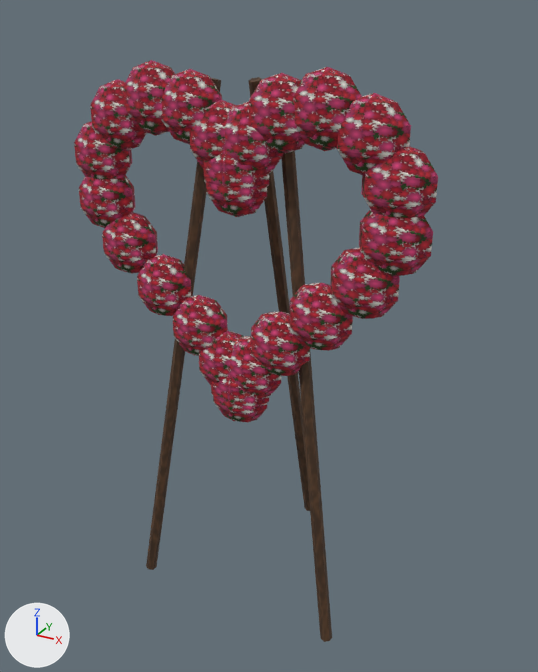
Two versions of the OBJ model OpenGL/assets/models/corona_corazon/corona_corazon.obj, one commit apart.
Camera for both pictures: a 50 mm lens placed at (0.79, -1.348, 1.381), pointed at (-0.006, 0.099, 0.658). Arrows for +X, +Y and +Z are at lower left; the lights stay in place. The older version comes first. Where no turn or scale is listed for an object, it has been applied to the vertices.
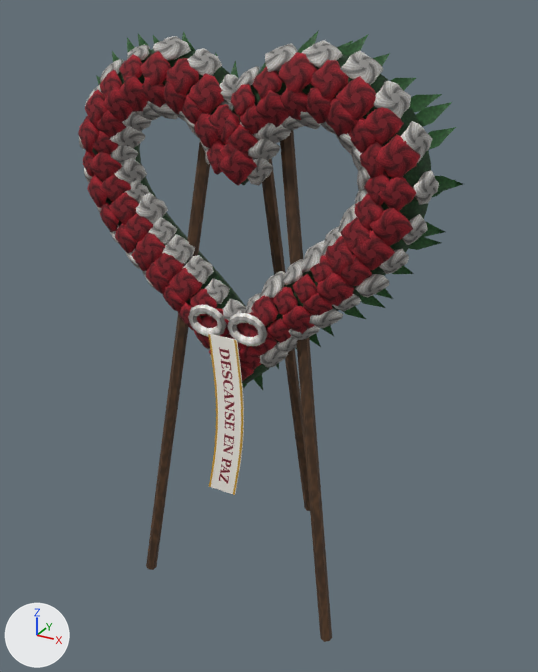
Pixel boxes [x1, y1, x2, y2] of what changed, in the pictures (538 x 672 px):
'Flores_Petalo_Rojo', added (red)
    after: [78, 51, 421, 382]
'Flores_Petalo_Blanco', added
    after: [79, 36, 439, 368]
'Liston', added
    after: [208, 334, 244, 495]
'Sphere.005', deleted (red)
    before: [336, 93, 411, 175]
'Sphere.006', deleted (red)
    before: [361, 146, 438, 218]
'Sphere.004', deleted (red)
    before: [293, 67, 362, 151]
'Sphere.007', deleted (red)
    before: [359, 209, 433, 276]
'Base', added (mostly hidden)
    after: [92, 49, 431, 384]
'Sphere.008', deleted (red)
    before: [330, 247, 400, 319]
'Flores_Hoja_Verde_Oscuro', added (mostly hidden)
    after: [96, 30, 463, 390]
'Sphere.009', deleted (red)
    before: [289, 282, 353, 351]
'Sphere.003', deleted (red)
    before: [249, 73, 305, 154]
'Sphere.023', deleted (red)
    before: [161, 69, 222, 144]
'Sphere.010', deleted (red)
    before: [251, 312, 310, 376]
'Sphere.022', deleted (red)
    before: [123, 60, 175, 136]
'Sphere.018', deleted (red)
    before: [102, 212, 158, 274]
'Sphere.017', deleted (red)
    before: [137, 254, 192, 316]
'Sphere.016', deleted (red)
    before: [173, 295, 228, 356]
'Sphere.021', deleted (red)
    before: [90, 79, 147, 150]
'Sphere.002', deleted (red)
    before: [225, 102, 283, 175]
'Sphere.019', deleted (red)
    before: [79, 175, 135, 228]
'Sphere.020', deleted (red)
    before: [74, 121, 132, 179]
'Sphere.011', deleted (red)
    before: [230, 336, 281, 398]
'Sphere.024', deleted (red)
    before: [190, 100, 237, 169]
'Sphere', deleted (red)
    before: [206, 173, 267, 217]
'Mono', added
    after: [188, 305, 267, 346]
'Sphere.015', deleted (red)
    before: [199, 331, 243, 385]
'Sphere.001', deleted (red)
    before: [223, 151, 269, 189]
'Sphere.013', deleted (red)
    before: [213, 391, 267, 422]
'Sphere.012', deleted (red)
    before: [229, 375, 269, 407]
'Sphere.025', deleted
    before: [203, 151, 225, 186]
'Sphere.014', deleted
    before: [211, 375, 230, 403]

Patch to the scene script:
```diff
--- a/OpenGL/assets/models/corona_corazon/corona_corazon.obj.py
+++ b/OpenGL/assets/models/corona_corazon/corona_corazon.obj.py
@@ ob_sphere @@
-ob_sphere = bpy.data.objects.new('Sphere', me_sphere)
@@ ob_sphere_001 @@
-ob_sphere_001 = bpy.data.objects.new('Sphere.001', me_sphere_001)
@@ ob_sphere_002 @@
-ob_sphere_002 = bpy.data.objects.new('Sphere.002', me_sphere_002)
@@ ob_sphere_003 @@
-ob_sphere_003 = bpy.data.objects.new('Sphere.003', me_sphere_003)
@@ ob_sphere_004 @@
-ob_sphere_004 = bpy.data.objects.new('Sphere.004', me_sphere_004)
@@ ob_sphere_005 @@
-ob_sphere_005 = bpy.data.objects.new('Sphere.005', me_sphere_005)
@@ ob_sphere_006 @@
-ob_sphere_006 = bpy.data.objects.new('Sphere.006', me_sphere_006)
@@ ob_sphere_007 @@
-ob_sphere_007 = bpy.data.objects.new('Sphere.007', me_sphere_007)
@@ ob_sphere_008 @@
-ob_sphere_008 = bpy.data.objects.new('Sphere.008', me_sphere_008)
@@ ob_sphere_009 @@
-ob_sphere_009 = bpy.data.objects.new('Sphere.009', me_sphere_009)
@@ ob_sphere_010 @@
-ob_sphere_010 = bpy.data.objects.new('Sphere.010', me_sphere_010)
@@ ob_sphere_011 @@
-ob_sphere_011 = bpy.data.objects.new('Sphere.011', me_sphere_011)
@@ ob_sphere_012 @@
-ob_sphere_012 = bpy.data.objects.new('Sphere.012', me_sphere_012)
@@ ob_sphere_013 @@
-ob_sphere_013 = bpy.data.objects.new('Sphere.013', me_sphere_013)
@@ ob_sphere_014 @@
-ob_sphere_014 = bpy.data.objects.new('Sphere.014', me_sphere_014)
@@ ob_sphere_015 @@
-ob_sphere_015 = bpy.data.objects.new('Sphere.015', me_sphere_015)
@@ ob_sphere_016 @@
-ob_sphere_016 = bpy.data.objects.new('Sphere.016', me_sphere_016)
@@ ob_sphere_017 @@
-ob_sphere_017 = bpy.data.objects.new('Sphere.017', me_sphere_017)
@@ ob_sphere_018 @@
-ob_sphere_018 = bpy.data.objects.new('Sphere.018', me_sphere_018)
@@ ob_sphere_019 @@
-ob_sphere_019 = bpy.data.objects.new('Sphere.019', me_sphere_019)
@@ ob_sphere_020 @@
-ob_sphere_020 = bpy.data.objects.new('Sphere.020', me_sphere_020)
@@ ob_sphere_021 @@
-ob_sphere_021 = bpy.data.objects.new('Sphere.021', me_sphere_021)
@@ ob_sphere_022 @@
-ob_sphere_022 = bpy.data.objects.new('Sphere.022', me_sphere_022)
@@ ob_sphere_023 @@
-ob_sphere_023 = bpy.data.objects.new('Sphere.023', me_sphere_023)
@@ ob_sphere_024 @@
-ob_sphere_024 = bpy.data.objects.new('Sphere.024', me_sphere_024)
@@ ob_sphere_025 @@
-ob_sphere_025 = bpy.data.objects.new('Sphere.025', me_sphere_025)
@@ ob_mono @@
+ob_mono = bpy.data.objects.new('Mono', me_mono)  # 144 vertices, 288 faces; spans x -0.1..0.1, y -0.107..-0.093, z 0.722..0.798; in mat_petalo_blanco (picture img_petalo_blanco_png)
+ob_mono.location = (0.0, 0.0, 0.0)
@@ ob_liston @@
+ob_liston = bpy.data.objects.new('Liston', me_liston)  # 44 vertices, 84 faces; spans x -0.035..0.055, y -0.14..-0.116, z 0.36..0.74; in mat_liston_blanco_texto (picture img_liston_blanco_texto_png), mat_liston_blanco_atras (picture img_liston_blanco_atras_png)
+ob_liston.location = (0.0, 0.0, 0.0)
@@ ob_flores_petalo_rojo @@
+ob_flores_petalo_rojo = bpy.data.objects.new('Flores_Petalo_Rojo', me_flores_petalo_rojo)  # 4992 vertices, 8892 faces; spans x -0.389..0.387, y -0.102..-0.059, z 0.603..1.309; in mat_petalo_rojo (picture img_petalo_rojo_png)
+ob_flores_petalo_rojo.location = (0.0, 0.0, 0.0)
@@ ob_flores_petalo_blanco @@
+ob_flores_petalo_blanco = bpy.data.objects.new('Flores_Petalo_Blanco', me_flores_petalo_blanco)  # 4480 vertices, 7980 faces; spans x -0.411..0.411, y -0.089..-0.013, z 0.592..1.33; in mat_petalo_blanco (picture img_petalo_blanco_png)
+ob_flores_petalo_blanco.location = (0.0, 0.0, 0.0)
@@ ob_flores_hoja_verde_oscuro @@
+ob_flores_hoja_verde_oscuro = bpy.data.objects.new('Flores_Hoja_Verde_Oscuro', me_flores_hoja_verde_oscuro)  # 572 vertices, 624 faces; spans x -0.454..0.448, y -0.01..0.017, z 0.548..1.345; in mat_hoja_verde_oscuro (picture img_hoja_verde_oscuro_png)
+ob_flores_hoja_verde_oscuro.location = (0.0, 0.0, 0.0)
@@ ob_base @@
+ob_base = bpy.data.objects.new('Base', me_base)  # 640 vertices, 1280 faces; spans x -0.396..0.396, y -0.068..0.028, z 0.583..1.31; in mat_follaje (picture img_follaje_png)
+ob_base.location = (0.0, 0.0, 0.0)
```
